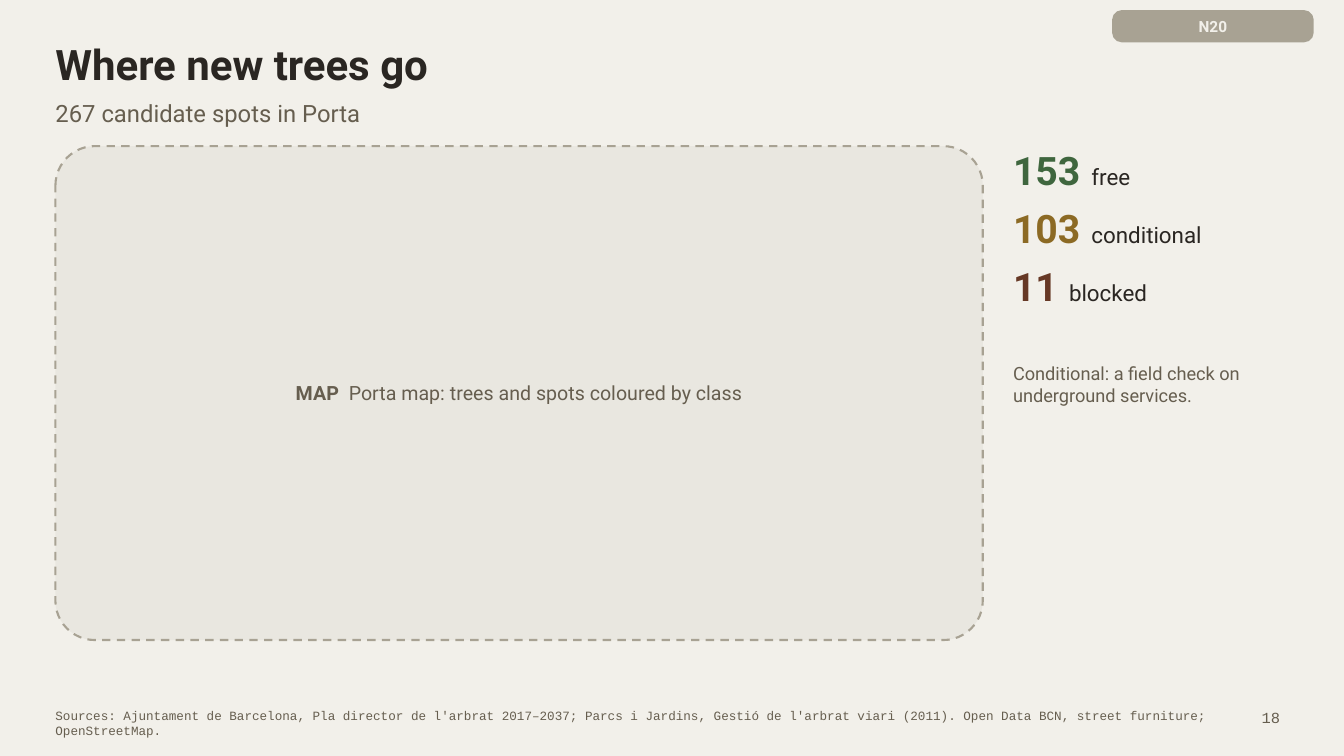
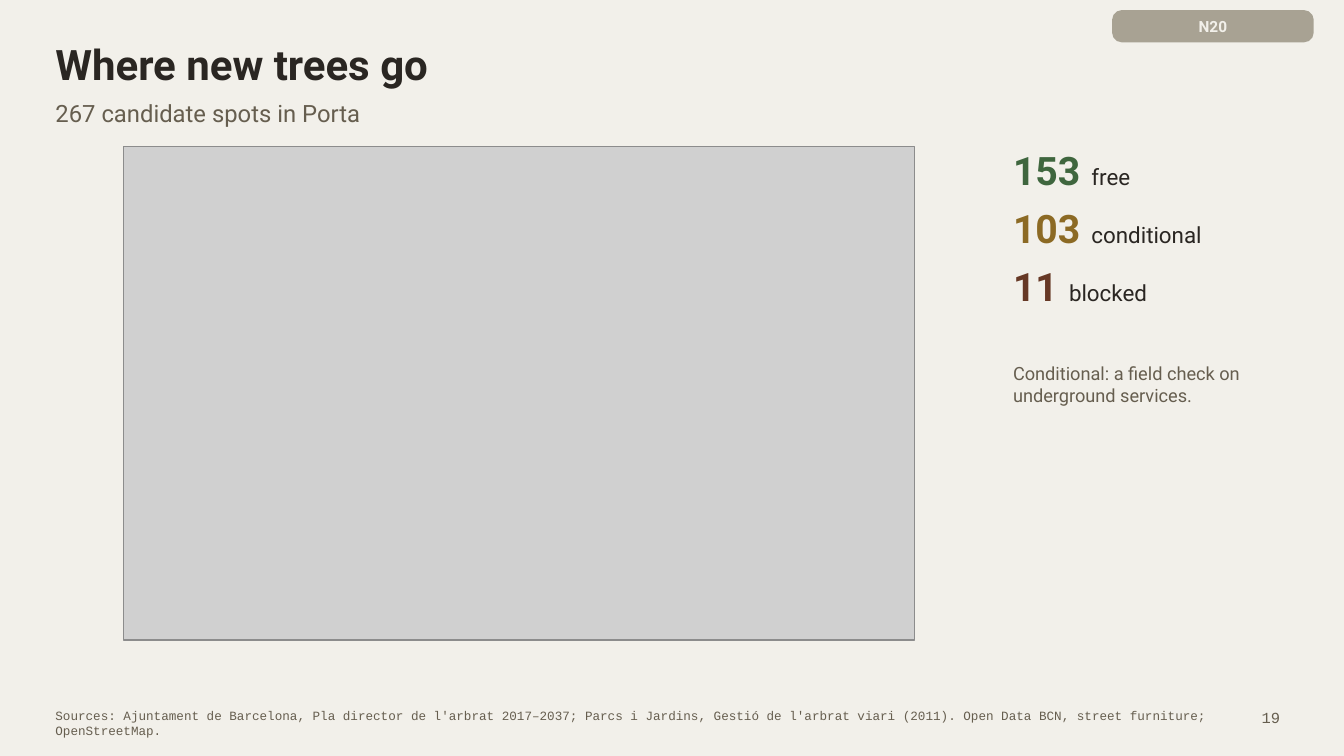
Before and after one commit to giofox96/shade-and-sponge, a slide deck: slide 19 of slides/final/shade_and_sponge_final_new.pptx (slide 18 before the commit). Drawn at 1344x756 pixels with LibreOffice and Linux fonts; fonts in the diff are those of the drawing; grey boxes stand for pictures. Boxes give left, top, right and bottom in pixels: in the first picture for what was removed or moved away, otherwise in the second. Text is boxed around its words. In the diff, an @@ line names an element or a change of style, - is before the commit and + after.

```diff
--- a/slides/final/shade_and_sponge_final_new.pptx
+++ b/slides/final/shade_and_sponge_final_new.pptx
@@ rounded rectangle removed at (55, 146, 983, 640) @@
@@ picture added at (124, 146, 914, 640) @@
@@ text removed at (296, 385, 742, 404) @@
-MAP Porta map: trees and spots coloured by class
```
Also in this commit, not shown: 6 other slides changed, 3 slides added, 14 other files.
